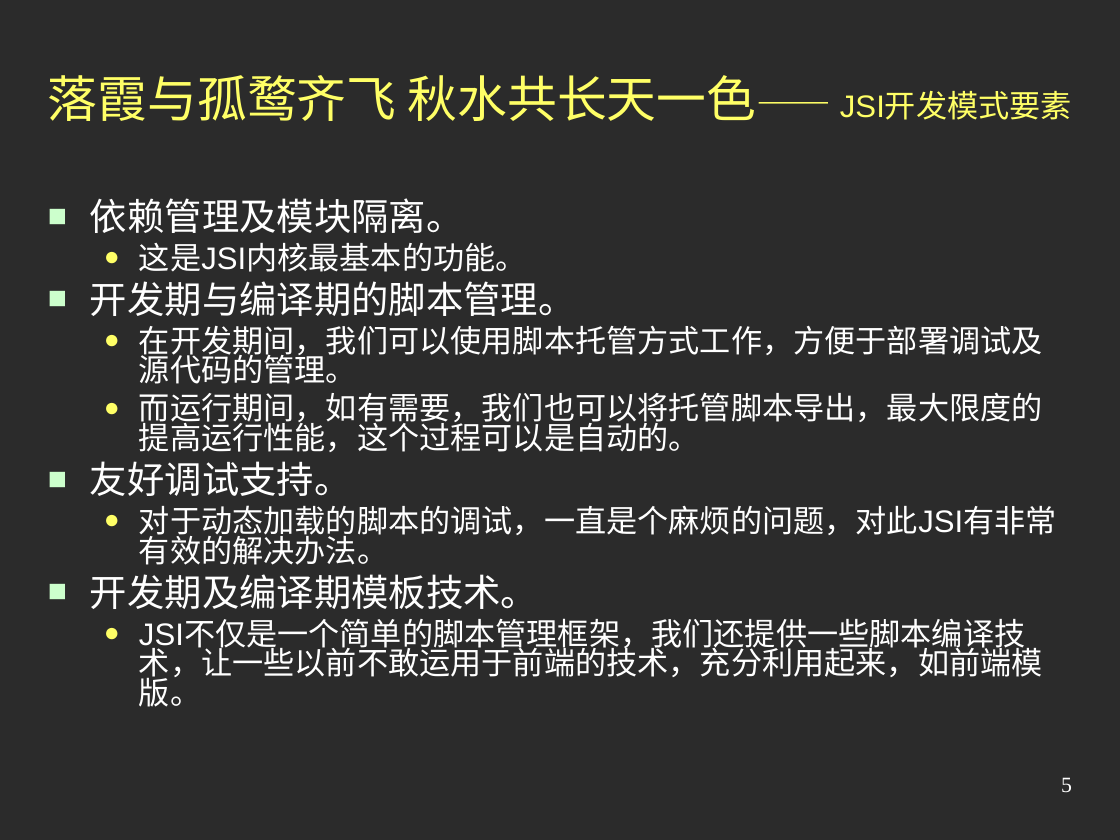
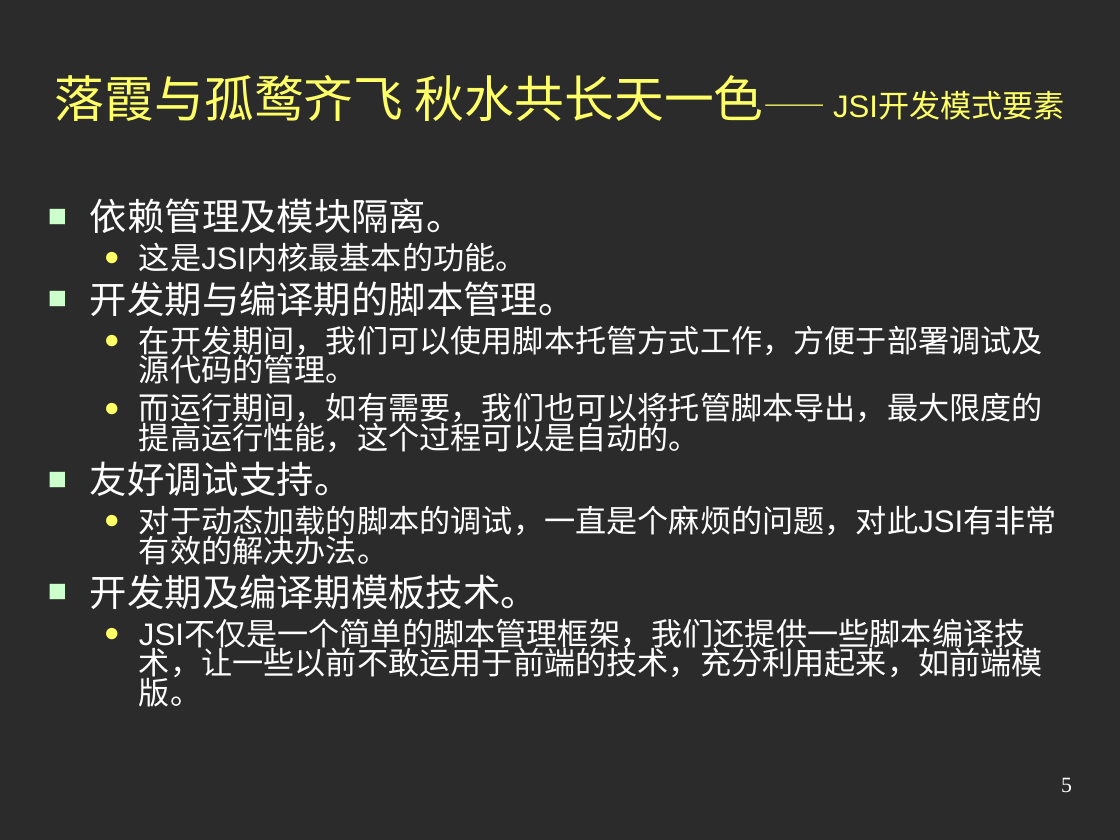
Before and after one commit to austgl/jsi, a slide deck: slide 5 of JSI2/web/doc/Preview2.ppt. Drawn at 1120x840 pixels with LibreOffice and Linux fonts; fonts in the diff are those of the drawing; background and template pictures are left out; a plain dark background stands for a picture behind light text. Boxes give left, top, right and bottom in pixels: in the first picture for what was removed or moved away, otherwise in the second. Text is boxed around its words. In the diff, an @@ line names an element or a change of style, - is before the commit and + after.

```diff
--- a/JSI2/web/doc/Preview2.ppt
+++ b/JSI2/web/doc/Preview2.ppt
@@ title "落霞与孤鹜齐飞 秋水共长天一色—— JSI开发模式要素" at bbox=[55, 75, 1065, 121]: size 24 to 20 pt in "秋水共长天一色——" @@
```
Also in this commit, not shown: 1 other slide changed, 1 slide added.
